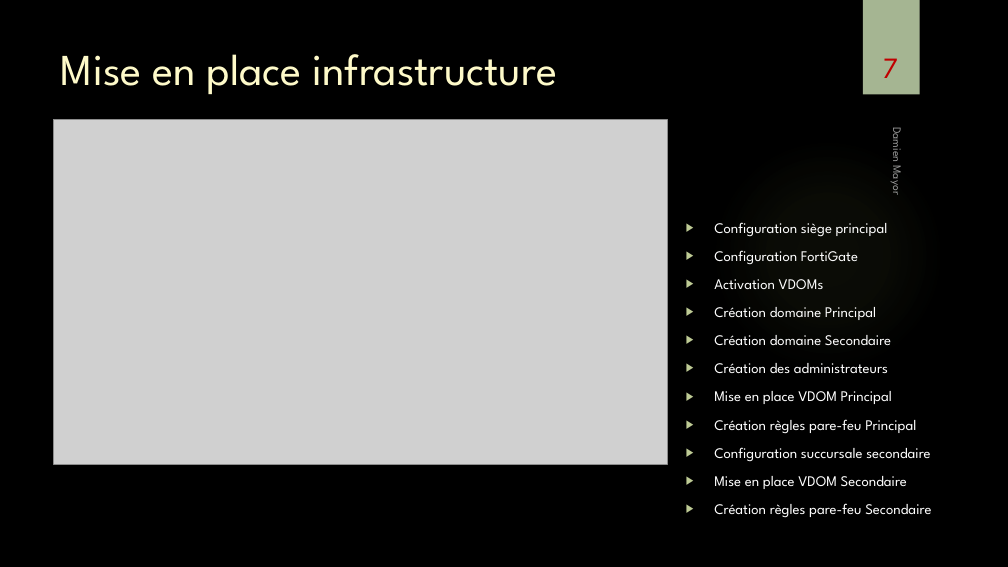
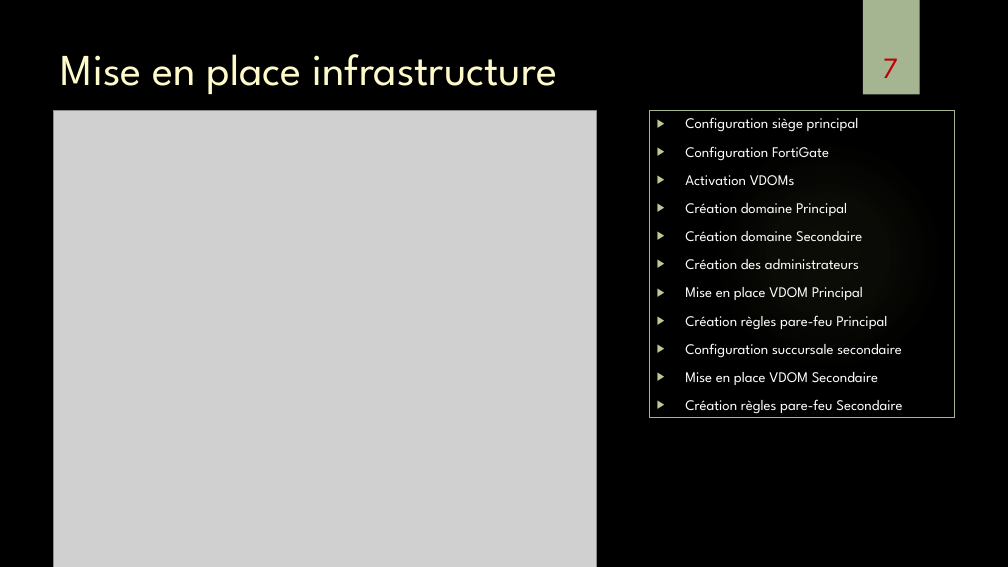
Before and after one commit to damienmayor/TPI, a slide deck: slide 7 of Présentation/Présentation TPI DMA.pptx. Drawn at 1008x567 pixels with LibreOffice and Linux fonts; fonts in the diff are those of the drawing; grey boxes stand for pictures; background and template pictures are left out. Boxes give left, top, right and bottom in pixels: in the first picture for what was removed or moved away, otherwise in the second. Text is boxed around its words. In the diff, an @@ line names an element or a change of style, - is before the commit and + after.

```diff
--- a/Présentation/Présentation TPI DMA.pptx
+++ b/Présentation/Présentation TPI DMA.pptx
@@ picture: place and size @@
-picture at (54, 119, 668, 464)
+picture at (54, 110, 597, 567)
@@ rectangle "Configuration siège principal": place and size @@
-rectangle "Configuration siège principal" at (714, 222, 931, 518)
+rectangle "Configuration siège principal" at (650, 110, 955, 417)
@@ rectangle "Configuration siège principal" at (650, 110, 955, 417): outline none to #A5B592 0.75 pt @@
@@ text removed at (889, 130, 906, 194) @@
-Damien Mayor
```
Also in this commit, not shown: 10 other slides changed, 11 slides removed.
